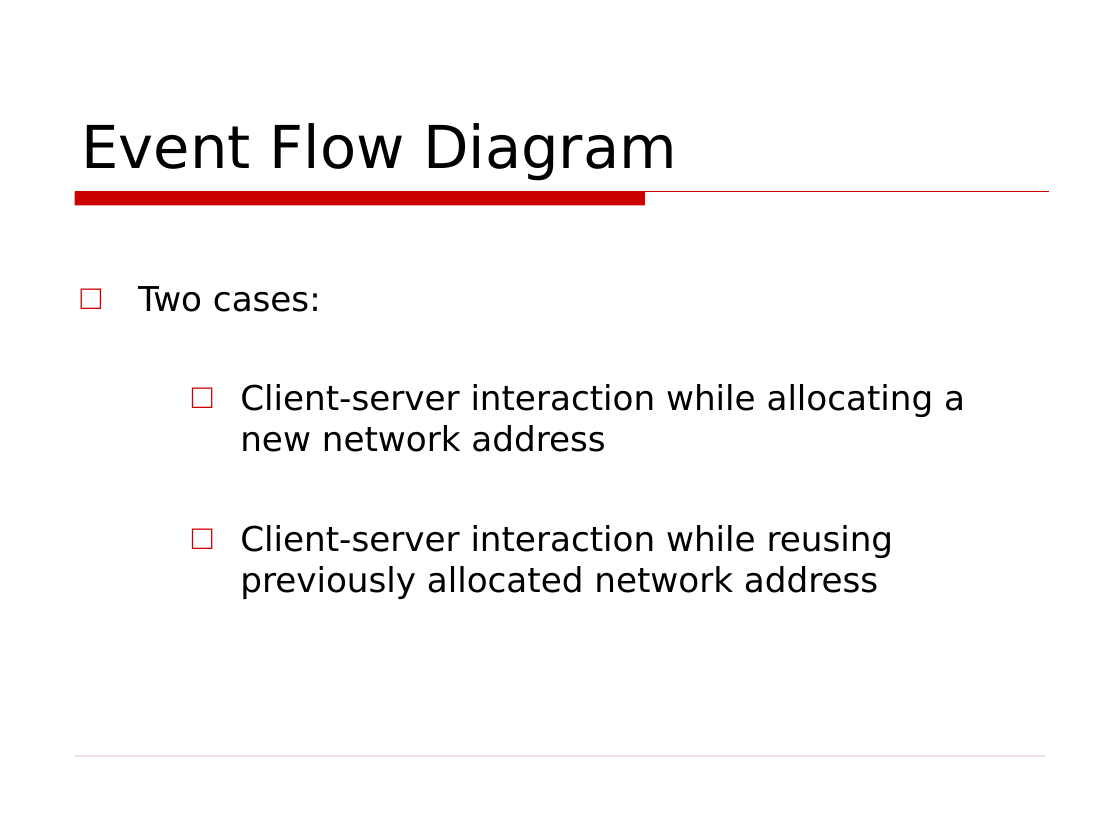
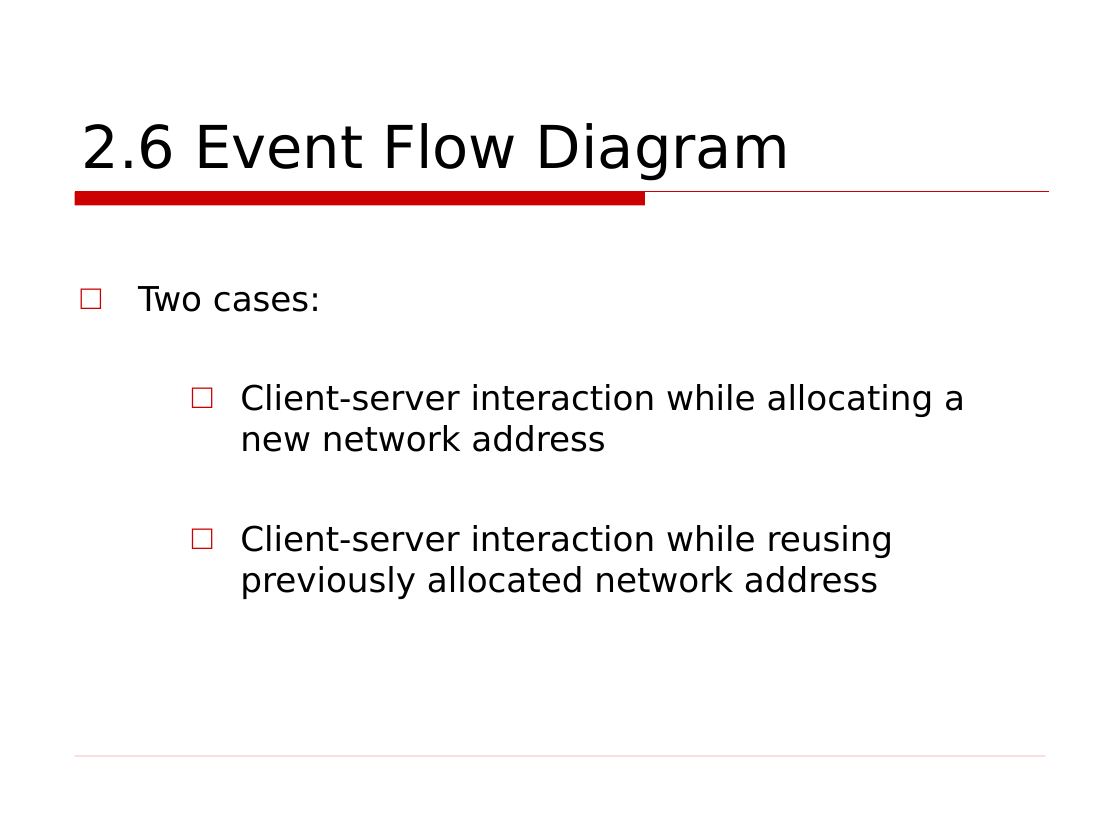
Before and after one commit to huynhlinh112/Test, a slide deck: slide 24 of DHCP.ppt (slide 16 before the commit). Drawn at 1120x840 pixels with LibreOffice and Linux fonts; fonts in the diff are those of the drawing; background and template pictures are left out. Boxes give left, top, right and bottom in pixels: in the first picture for what was removed or moved away, otherwise in the second. Text is boxed around its words. In the diff, an @@ line names an element or a change of style, - is before the commit and + after.

```diff
--- a/DHCP.ppt
+++ b/DHCP.ppt
@@ title at <box>82,123,790,181</box>: text changed @@
-Event Flow Diagram
+2.6 Event Flow Diagram
```
Also in this commit, not shown: 20 other slides changed, 22 slides added, 6 slides removed.
